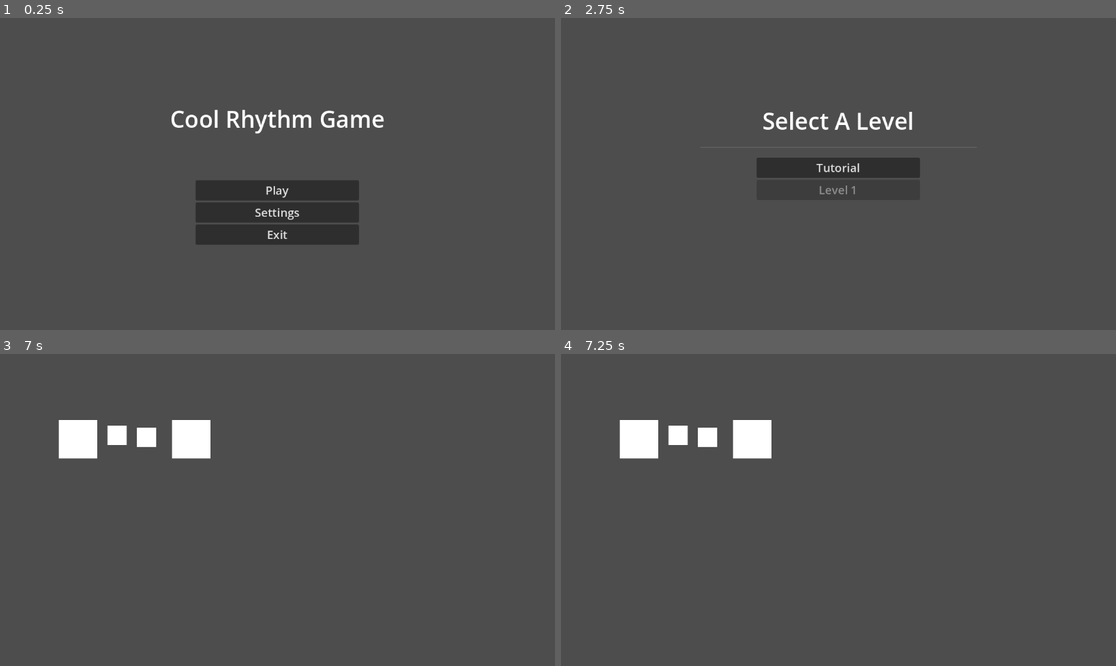
Above: before the commit, frames 1-4 (two rows, left to right).
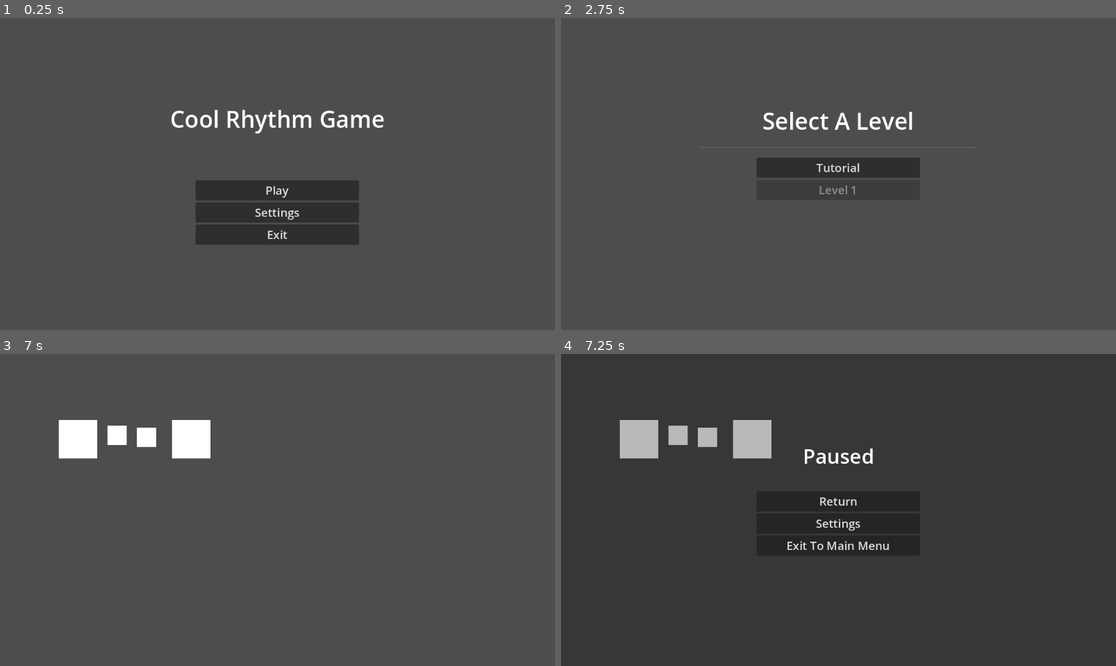
Above: after the commit, the same moments.

Repository: lilizoey/icojam-2023
Game: Godot game, scene res://menus/main_menu.tscn
Two runs of this game, one before a commit and one after it. Both use one fixed random seed, a clock stepped at 60 frames per second and the inputs below. Sound files missing from this copy of the repository are replaced by a short silence.
Inputs (mouse positions are in pixels of both pictures, inside the frame that each line leads up to):
- Up to frame 1 (0.25 s): no input
- Up to frame 2 (2.75 s): click "Settings" at 0.5 s; click "Return" at 1.25 s; click "Play" at 2 s
- Up to frame 3 (7 s): click "Tutorial" at 2.75 s; tap Enter at 3.5, 5, 6.5 s; move the mouse to (399, 494) at 3.52 s; press the mouse at (399, 494) at 3.53 s; tap Space at 4.25, 5.75 s; move the mouse to (166, 525) at 4.27 s; release the mouse at (166, 525) at 4.28 s; right-click (166, 525) at 4.35 s; move the mouse to (333, 441) at 5.02 s; press the mouse at (333, 441) at 5.03 s; move the mouse to (249, 572) at 5.77 s; release the mouse at (249, 572) at 5.78 s; right-click (249, 572) at 5.85 s; move the mouse to (444, 556) at 6.52 s; press the mouse at (444, 556) at 6.53 s
- Up to frame 4 (7.25 s): tap Escape (pause, bound only after the commit) at 7.15 s

Frames 1-3 are identical in both runs. In frame 4, 8.3% of the frame differs, in the area x 10-65%, y 21-65%.

Commit message:
add pause menu

Diff:
--- a/debug_scene.tscn
+++ b/debug_scene.tscn
@@ -1,8 +1,9 @@
-[gd_scene load_steps=16 format=3 uid="uid://rlry2fgpi4qd"]
+[gd_scene load_steps=17 format=3 uid="uid://rlry2fgpi4qd"]
 
 [ext_resource type="Script" path="res://node_2d.gd" id="1_uuwvl"]
 [ext_resource type="Script" path="res://song_player.gd" id="2_oawrg"]
 [ext_resource type="AudioStream" uid="uid://d08mq2mu6oty4" path="res://songs/tutorial_hit_a.ogg" id="2_r5pbh"]
+[ext_resource type="PackedScene" uid="uid://dwindtn3lciui" path="res://menus/pause_menu.tscn" id="2_u2noy"]
 [ext_resource type="AudioStream" uid="uid://c3u0pg300kffx" path="res://songs/tutorial_hit_b.ogg" id="3_0uubn"]
 [ext_resource type="AudioStream" uid="uid://c2d3b4i2qc6ru" path="res://songs/tutorial.ogg" id="3_med28"]
 [ext_resource type="Script" path="res://util/song.gd" id="4_7xmj3"]
@@ -317,11 +318,18 @@
 [node name="Label" parent="DebugHitTrackerB/ColorRect" index="0"]
 text = "B"
 
+[node name="CanvasLayer" type="CanvasLayer" parent="."]
+
+[node name="PauseMenu" parent="CanvasLayer" instance=ExtResource("2_u2noy")]
+visible = false
+
 [connection signal="hit" from="SongPlayer" to="." method="_on_song_player_hit"]
 [connection signal="miss" from="SongPlayer" to="." method="_on_song_player_miss"]
 [connection signal="note" from="SongPlayer" to="." method="_on_song_player_note"]
 [connection signal="pressed" from="SongPlayer" to="." method="_on_song_player_pressed"]
 [connection signal="rest" from="SongPlayer" to="." method="_on_song_player_rest"]
+[connection signal="paused" from="CanvasLayer/PauseMenu" to="." method="_on_pause_menu_paused"]
+[connection signal="unpaused" from="CanvasLayer/PauseMenu" to="." method="_on_pause_menu_unpaused"]
 
 [editable path="DebugHitTrackerA"]
 [editable path="DebugHitTrackerB"]
--- /dev/null
+++ b/menus/pause_menu.gd
@@ -0,0 +1,39 @@
+extends PanelContainer
+
+signal unpaused
+signal paused
+
+@onready var main_pause: Control = $MainPause
+@onready var settings: Control = $Settings
+
+var is_paused := false
+
+func _on_settings__return():
+	settings.visible = false
+	main_pause.visible = true
+
+func _on_return_pressed():
+	toggle_paused()
+
+func _on_settings_pressed():
+	main_pause.visible = false
+	settings.visible = true
+
+func _on_exit_to_level_select_pressed():
+	get_tree().change_scene_to_file("res://menus/main_menu.tscn")
+
+func _unhandled_input(event):
+	if event.is_action_pressed("pause"):
+		toggle_paused()
+
+func toggle_paused():
+	if is_paused:
+		unpaused.emit()
+		main_pause.visible = true
+		settings.visible = false
+		visible = false
+		is_paused = false
+	else:
+		paused.emit()
+		visible = true
+		is_paused = true
--- /dev/null
+++ b/menus/pause_menu.tscn
@@ -0,0 +1,93 @@
+[gd_scene load_steps=4 format=3 uid="uid://dwindtn3lciui"]
+
+[ext_resource type="Script" path="res://menus/pause_menu.gd" id="1_ijit8"]
+[ext_resource type="PackedScene" uid="uid://nw2mo6jbtaeb" path="res://menus/settings.tscn" id="2_gfbfi"]
+
+[sub_resource type="StyleBoxFlat" id="StyleBoxFlat_r5q1a"]
+bg_color = Color(0, 0, 0, 0.27451)
+
+[node name="PauseMenu" type="PanelContainer"]
+anchors_preset = 15
+anchor_right = 1.0
+anchor_bottom = 1.0
+grow_horizontal = 2
+grow_vertical = 2
+theme_override_styles/panel = SubResource("StyleBoxFlat_r5q1a")
+script = ExtResource("1_ijit8")
+
+[node name="MainPause" type="HBoxContainer" parent="."]
+layout_mode = 2
+
+[node name="Left" type="Control" parent="MainPause"]
+layout_mode = 2
+size_flags_horizontal = 3
+
+[node name="VBoxContainer" type="VBoxContainer" parent="MainPause"]
+layout_mode = 2
+size_flags_horizontal = 3
+size_flags_stretch_ratio = 2.0
+
+[node name="Top" type="Control" parent="MainPause/VBoxContainer"]
+layout_mode = 2
+size_flags_vertical = 3
+
+[node name="Label" type="Label" parent="MainPause/VBoxContainer"]
+layout_mode = 2
+theme_override_font_sizes/font_size = 42
+text = "Paused"
+horizontal_alignment = 1
+vertical_alignment = 1
+
+[node name="Middle" type="Control" parent="MainPause/VBoxContainer"]
+layout_mode = 2
+size_flags_vertical = 3
+size_flags_stretch_ratio = 0.2
+
+[node name="HBoxContainer" type="HBoxContainer" parent="MainPause/VBoxContainer"]
+layout_mode = 2
+size_flags_vertical = 3
+
+[node name="Left" type="Control" parent="MainPause/VBoxContainer/HBoxContainer"]
+layout_mode = 2
+size_flags_horizontal = 3
+
+[node name="VBoxContainer" type="VBoxContainer" parent="MainPause/VBoxContainer/HBoxContainer"]
+layout_mode = 2
+size_flags_horizontal = 3
+size_flags_stretch_ratio = 3.0
+
+[node name="Return" type="Button" parent="MainPause/VBoxContainer/HBoxContainer/VBoxContainer"]
+layout_mode = 2
+theme_override_font_sizes/font_size = 24
+text = "Return"
+
+[node name="Settings" type="Button" parent="MainPause/VBoxContainer/HBoxContainer/VBoxContainer"]
+layout_mode = 2
+theme_override_font_sizes/font_size = 24
+text = "Settings"
+
+[node name="ExitToLevelSelect" type="Button" parent="MainPause/VBoxContainer/HBoxContainer/VBoxContainer"]
+layout_mode = 2
+theme_override_font_sizes/font_size = 24
+text = "Exit To Main Menu"
+
+[node name="Right" type="Control" parent="MainPause/VBoxContainer/HBoxContainer"]
+layout_mode = 2
+size_flags_horizontal = 3
+
+[node name="Bottom" type="Control" parent="MainPause/VBoxContainer"]
+layout_mode = 2
+size_flags_vertical = 3
+
+[node name="Right" type="Control" parent="MainPause"]
+layout_mode = 2
+size_flags_horizontal = 3
+
+[node name="Settings" parent="." instance=ExtResource("2_gfbfi")]
+visible = false
+layout_mode = 2
+
+[connection signal="pressed" from="MainPause/VBoxContainer/HBoxContainer/VBoxContainer/Return" to="." method="_on_return_pressed"]
+[connection signal="pressed" from="MainPause/VBoxContainer/HBoxContainer/VBoxContainer/Settings" to="." method="_on_settings_pressed"]
+[connection signal="pressed" from="MainPause/VBoxContainer/HBoxContainer/VBoxContainer/ExitToLevelSelect" to="." method="_on_exit_to_level_select_pressed"]
+[connection signal="_return" from="Settings" to="." method="_on_settings__return"]
--- a/node_2d.gd
+++ b/node_2d.gd
@@ -36,3 +36,9 @@
 			$BeatPlayerA.play("rest")
 		Song.Action.B:
 			$BeatPlayerB.play("rest")
+
+func _on_pause_menu_paused():
+	$SongPlayer.pause()
+
+func _on_pause_menu_unpaused():
+	$SongPlayer.unpause()
--- a/project.godot
+++ b/project.godot
@@ -35,3 +35,8 @@
 , Object(InputEventKey,"resource_local_to_scene":false,"resource_name":"","device":-1,"window_id":0,"alt_pressed":false,"shift_pressed":false,"ctrl_pressed":false,"meta_pressed":false,"pressed":false,"keycode":0,"physical_keycode":74,"key_label":0,"unicode":106,"echo":false,"script":null)
 ]
 }
+pause={
+"deadzone": 0.5,
+"events": [Object(InputEventKey,"resource_local_to_scene":false,"resource_name":"","device":-1,"window_id":0,"alt_pressed":false,"shift_pressed":false,"ctrl_pressed":false,"meta_pressed":false,"pressed":false,"keycode":0,"physical_keycode":4194305,"key_label":0,"unicode":0,"echo":false,"script":null)
+]
+}
--- a/song_player.gd
+++ b/song_player.gd
@@ -68,3 +68,9 @@
 			miss.emit(action, current_hit.note, current_hit.index, Constants.EarlyLate.Late)
 		_:
 			hit.emit(action, current_hit.note, current_hit.index, current_hit.accuracy)
+
+func pause():
+	song.stream_paused = true
+
+func unpause():
+	song.stream_paused = false
Not shown, added: export_presets.cfg
Not shown, changed: .gitignore
